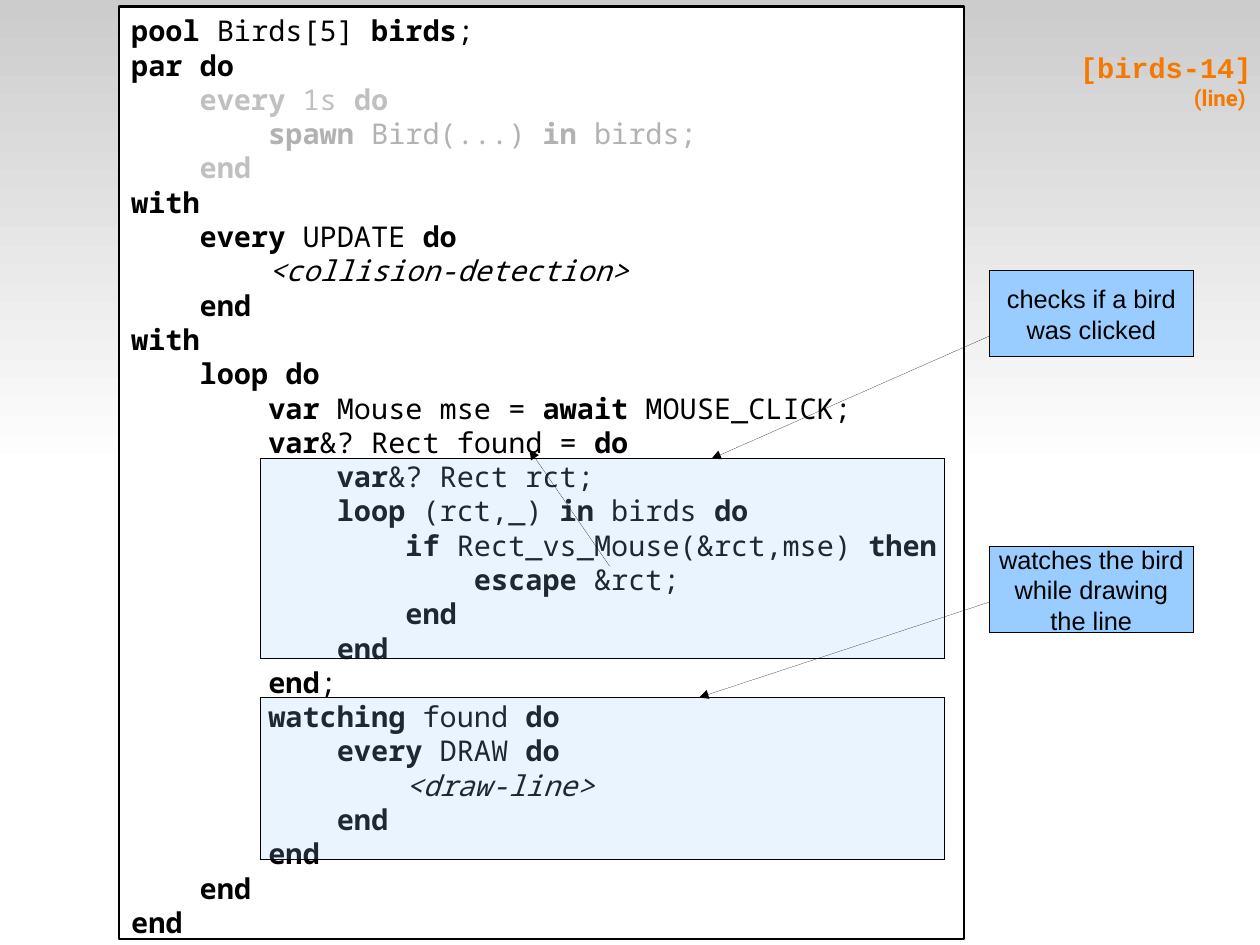
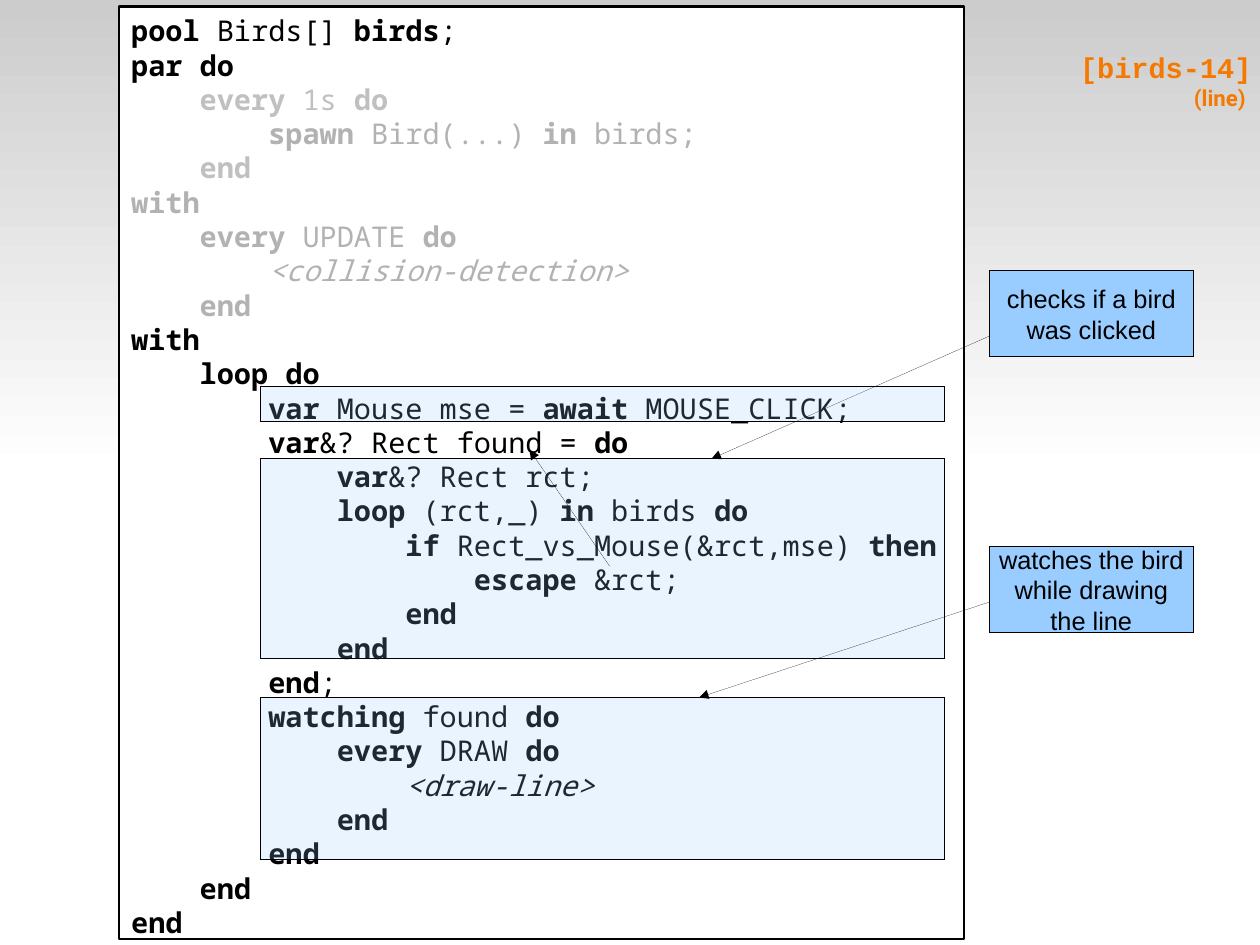
Before and after one commit to fsantanna-no/ceu-docs, a slide deck: slide 32 of ceu_edl.odp. Drawn at 1260x945 pixels with LibreOffice and Linux fonts; fonts in the diff are those of the drawing. Boxes give left, top, right and bottom in pixels: in the first picture for what was removed or moved away, otherwise in the second. Text is boxed around its words. In the diff, an @@ line names an element or a change of style, - is before the commit and + after.

```diff
--- a/ceu_edl.odp
+++ b/ceu_edl.odp
@@ text in rectangle at bbox=[131, 19, 457, 48]: text changed @@
-pool Birds[5] birds;
+pool Birds[] birds;
@@ text in rectangle at bbox=[131, 191, 628, 281]: text colour #000000 to #B2B2B2 in "with", "every UPDATE do", "<collision-detection>", "end" @@
@@ rectangle added at bbox=[261, 386, 946, 422], fill #99CCFF at 20% opacity, outline #000000 0 pt @@
```
Also in this commit, not shown: 23 other slides changed, 6 other files.
